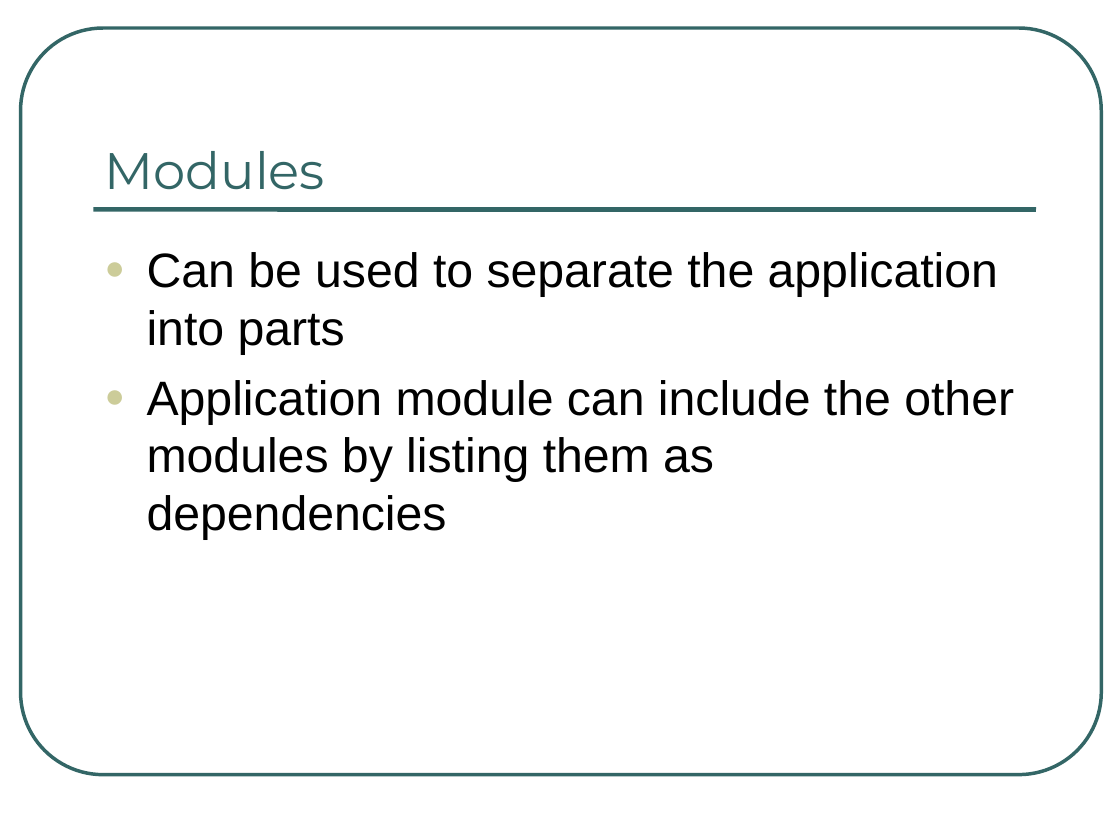
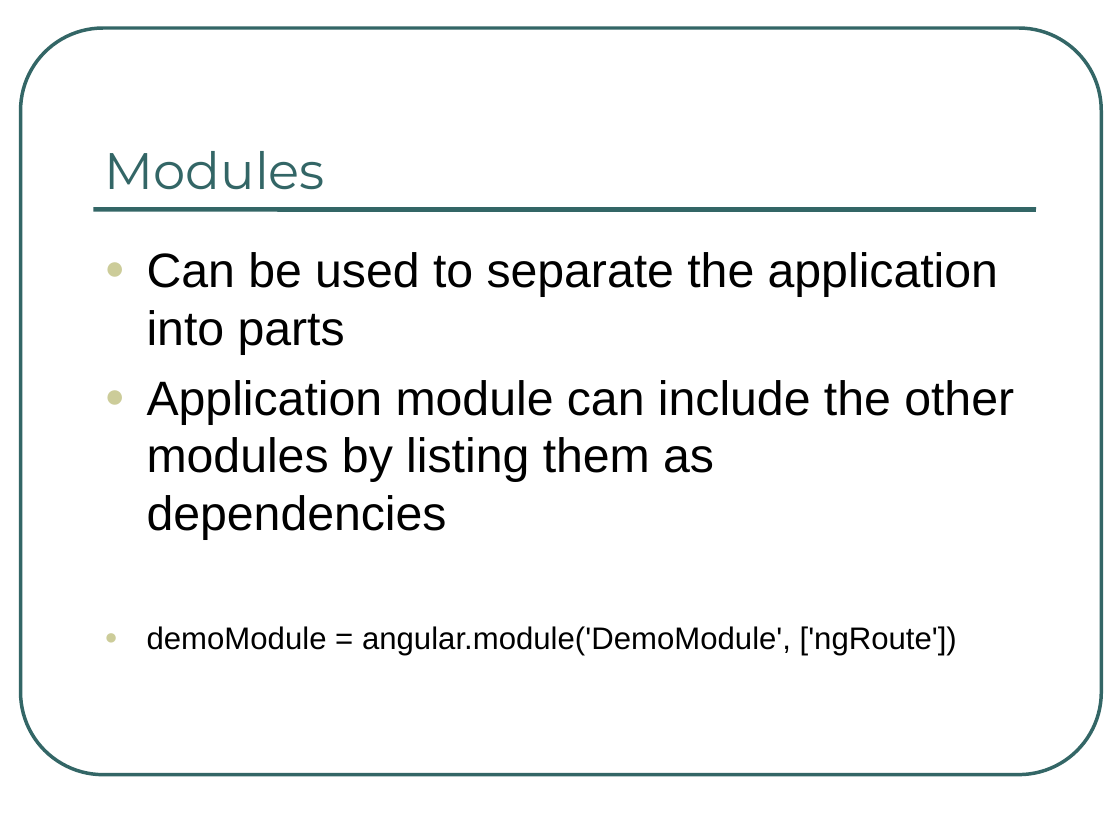
Before and after one commit to darlingtld/AngularJSTS, a slide deck: slide 6 of AngularJS_techshare.ppt (slide 15 before the commit). Drawn at 1120x840 pixels with LibreOffice and Linux fonts; fonts in the diff are those of the drawing. Boxes give left, top, right and bottom in pixels: in the first picture for what was removed or moved away, otherwise in the second. Text is boxed around its words. In the diff, an @@ line names an element or a change of style, - is before the commit and + after.

```diff
--- a/AngularJS_techshare.ppt
+++ b/AngularJS_techshare.ppt
@@ text at [147, 626, 957, 655]: paragraph added @@
+● demoModule = angular.module('DemoModule', ['ngRoute'])
```
Also in this commit, not shown: 2 other slides changed, 3 slides added, 7 slides removed, 3 other files.
